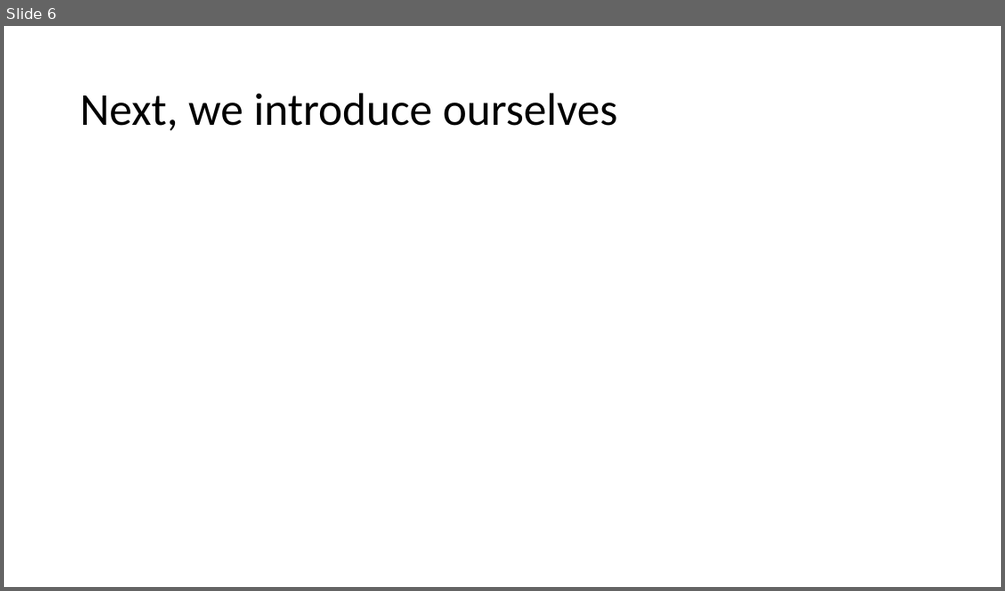
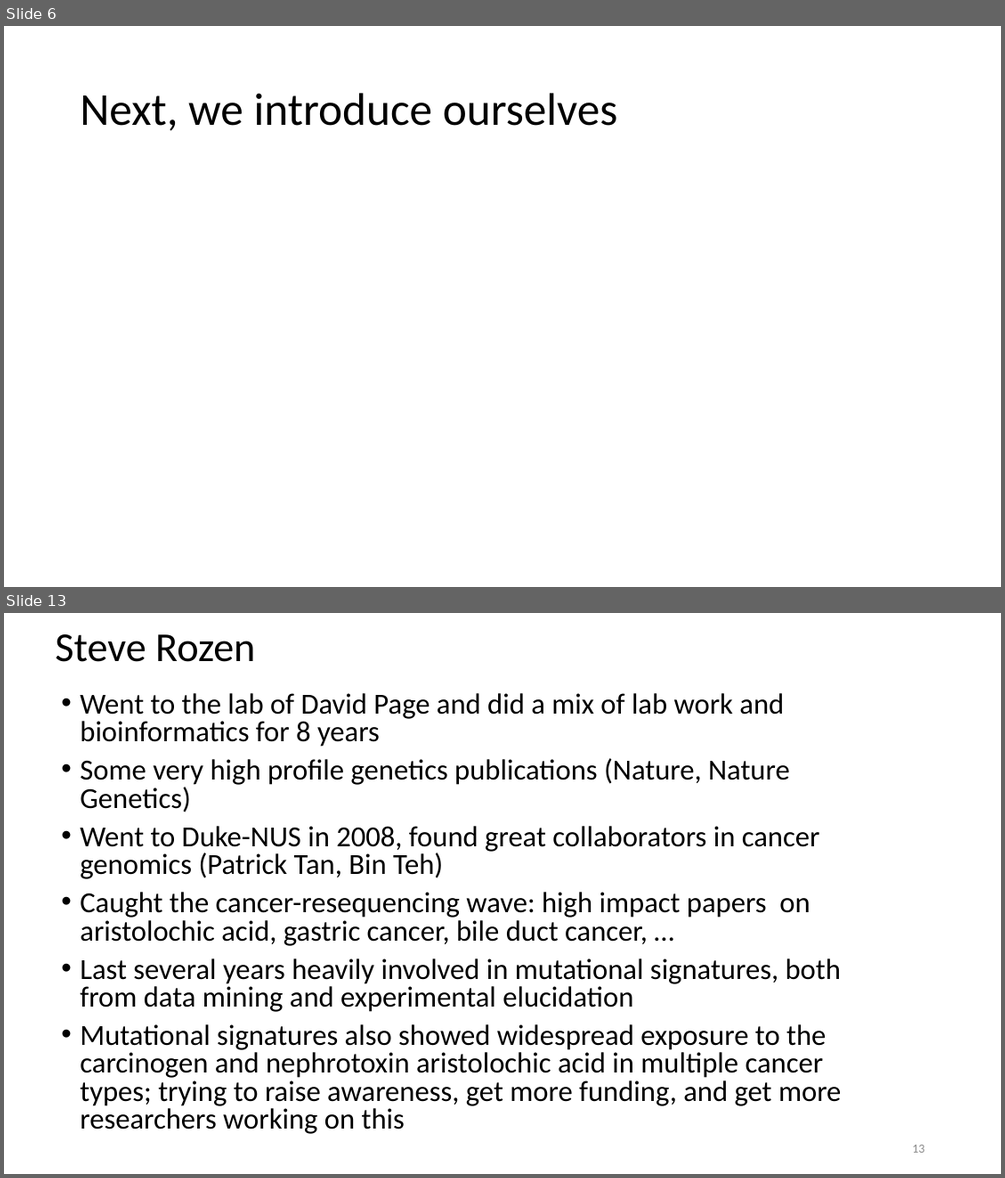
Before and after one commit to steverozen/ISMB.mutsig.tutorial, a slide deck: Tut1.Lecture.0.short.intro.pptx. Shown one above the other, each under a label of ours: slide 6 before the commit, slides 6 and 13 after it; the slides between them are not shown. The pictures are 1005x591 and 1005x1178 pixels, drawn with LibreOffice and Linux fonts; fonts in the diff are those of the drawing. Boxes give left, top, right and bottom in pixels: in the first picture for what was removed or moved away, otherwise in the second. Text is boxed around its words. In the diff, an @@ line names an element or a change of style, - is before the commit and + after.

Commit message:
added new steve intro slides

```diff
--- a/Tut1.Lecture.0.short.intro.pptx
+++ b/Tut1.Lecture.0.short.intro.pptx
@@ slide 13 added at [4, 613, 1001, 1174], background #FFFFFF @@
@@ title added at [55, 634, 255, 662], 39.6 pt, text #000000 @@
+Steve Rozen
@@ text added at [80, 693, 841, 1134], 28 pt, text #000000 @@
+• Went to the lab of David Page and did a mix of lab work and bioinformatics for 8 years
+• Some very high profile genetics publications (Nature, Nature Genetics)
+• Went to Duke-NUS in 2008, found great collaborators in cancer genomics (Patrick Tan, Bin Teh)
+• Caught the cancer-resequencing wave: high impact papers on aristolochic acid, gastric cancer, bile duct cancer, …
+• Last several years heavily involved in mutational signatures, both from data mining and experimental elucidation
+• Mutational signatures also showed widespread exposure to the carcinogen and nephrotoxin aristolochic acid in multiple cancer types; trying to raise awareness, get more funding, and get more researchers working on this
@@ page number added at [912, 1144, 924, 1152], 12 pt, text #8C8C8C @@
+13
```
Also in this commit, not shown: 6 other slides added.
